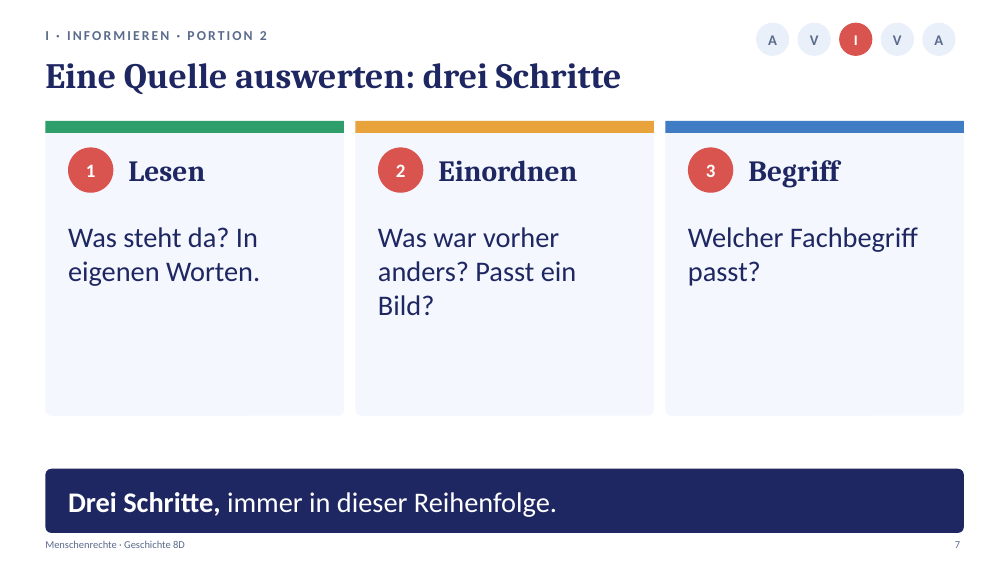
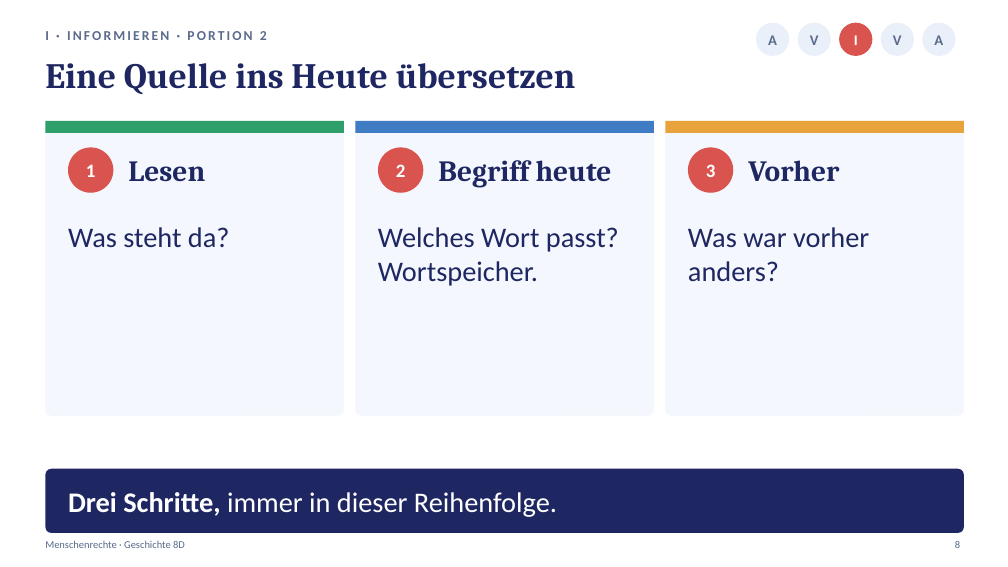
Before and after one commit to golzkonstantin-gif/Schule, a slide deck: slide 8 of Geschichte_8D/Stunde4_Menschenrechte/Praesentation_Stunde4_Menschenrechte_8D.pptx (slide 7 before the commit). Drawn at 1008x567 pixels with LibreOffice and Linux fonts; fonts in the diff are those of the drawing. Boxes give left, top, right and bottom in pixels: in the first picture for what was removed or moved away, otherwise in the second. Text is boxed around its words. In the diff, an @@ line names an element or a change of style, - is before the commit and + after.

```diff
--- a/Geschichte_8D/Stunde4_Menschenrechte/Praesentation_Stunde4_Menschenrechte_8D.pptx
+++ b/Geschichte_8D/Stunde4_Menschenrechte/Praesentation_Stunde4_Menschenrechte_8D.pptx
@@ text at (45, 63, 576, 94): text changed @@
-Eine Quelle auswerten: drei Schritte
+Eine Quelle ins Heute übersetzen
@@ rectangle at (355, 121, 654, 133): fill #E8A33D to #3F7CC4 @@
@@ rectangle at (665, 121, 964, 133): fill #3F7CC4 to #E8A33D @@
@@ text at (438, 160, 612, 188): text changed @@
-Einordnen
+Begriff heute
@@ text at (748, 160, 839, 181): text changed @@
-Begriff
+Vorher
@@ text at (68, 227, 230, 247): text changed @@
-Was steht da? In eigenen Worten.
+Was steht da?
@@ text at (378, 227, 619, 286): text changed @@
-Was war vorher anders? Passt ein Bild?
+Welches Wort passt? Wortspeicher.
@@ text at (688, 227, 869, 281): text changed @@
-Welcher Fachbegriff passt?
+Was war vorher anders?
@@ text at (955, 541, 960, 548): text changed @@
-7
+8
```
Also in this commit, not shown: 14 other slides changed, 6 slides added, 4 slides removed, 16 other files.
